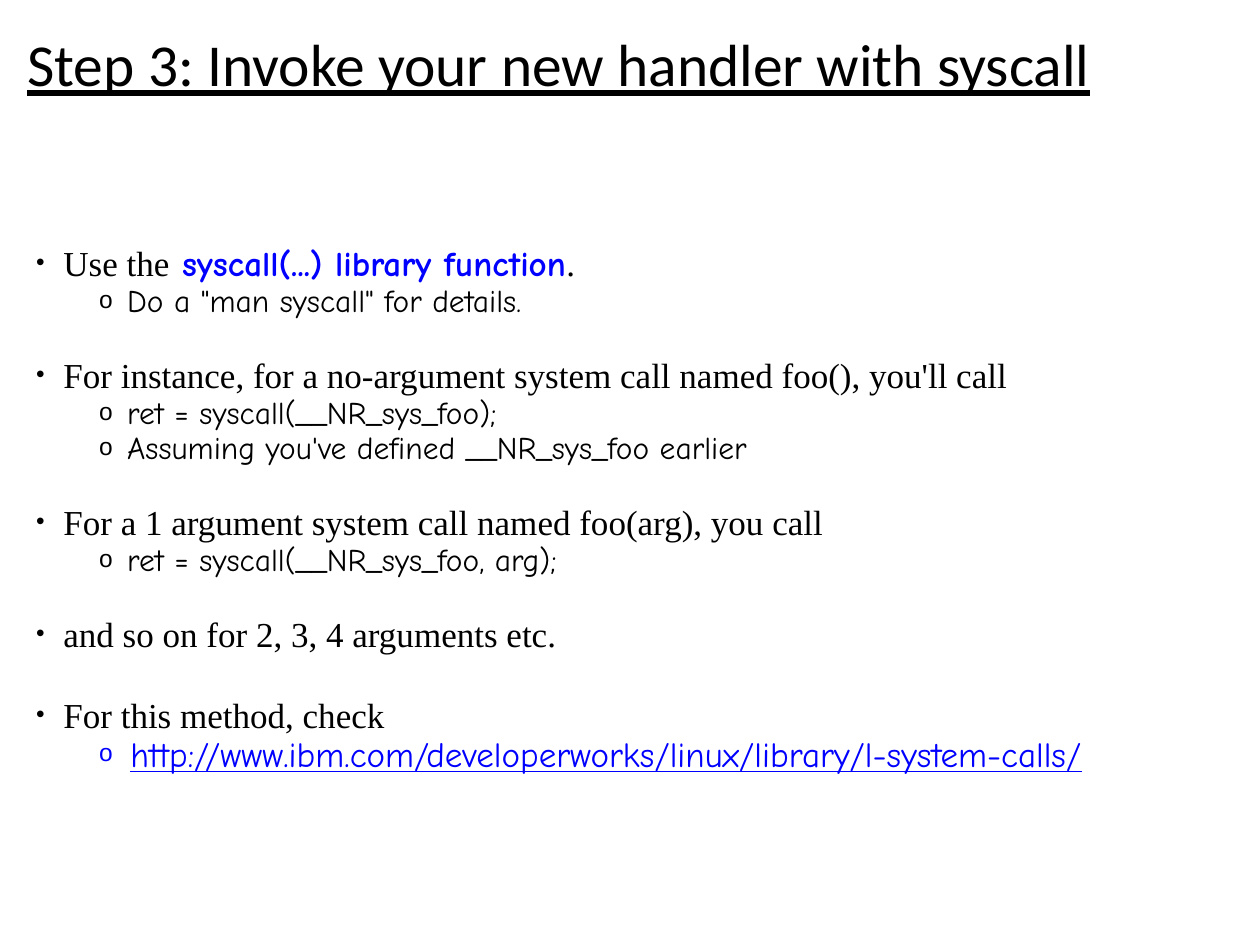
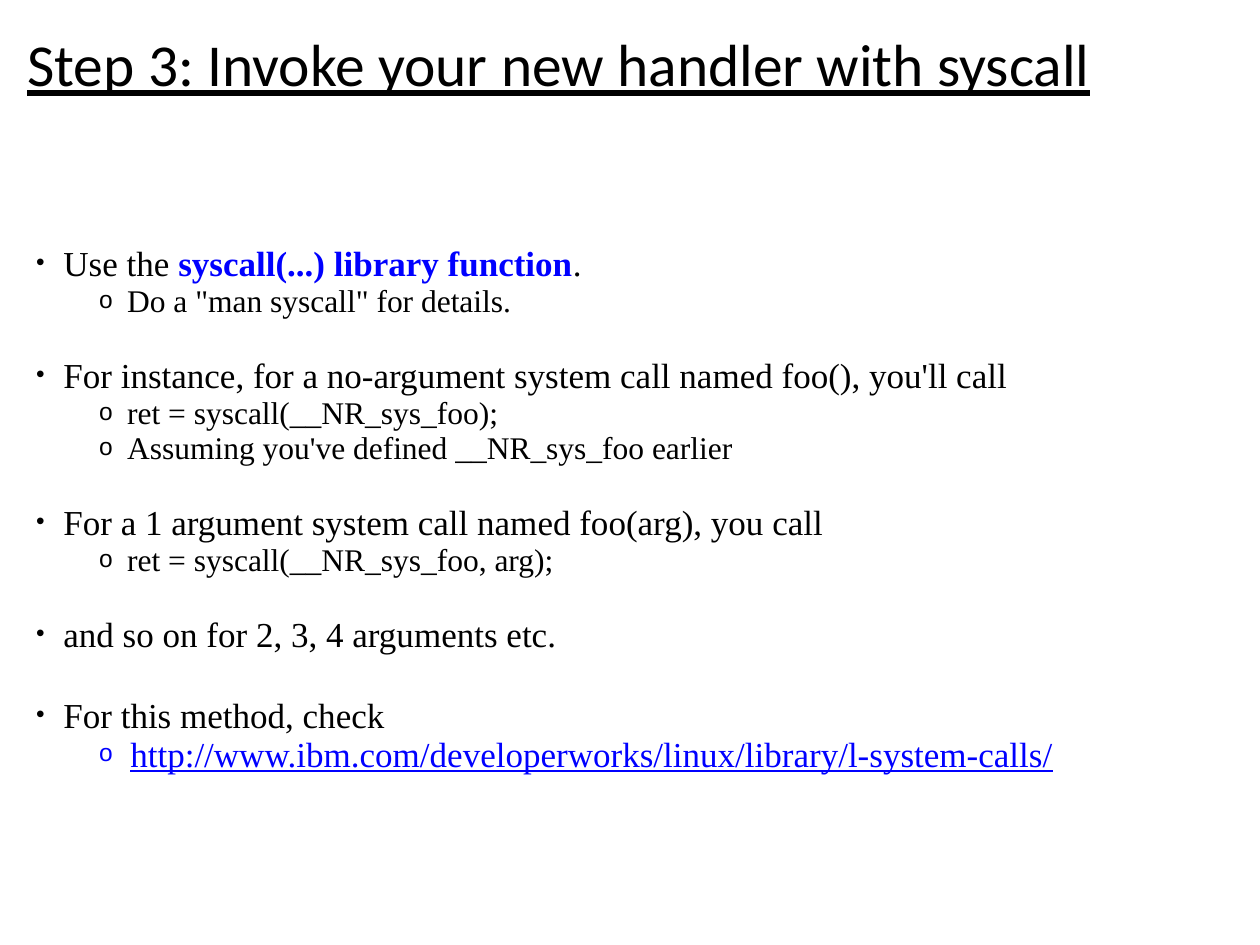
Before and after one commit to oscourse/oscourse.github.io, a slide deck: slide 11 of slides/system_calls.pptx (slide 12 before the commit). Drawn at 1260x945 pixels with LibreOffice and Linux fonts; fonts in the diff are those of the drawing. Boxes give left, top, right and bottom in pixels: in the first picture for what was removed or moved away, otherwise in the second. Text is boxed around its words. In the diff, an @@ line names an element or a change of style, - is before the commit and + after.

```diff
--- a/slides/system_calls.pptx
+++ b/slides/system_calls.pptx
@@ text at (63,251,1052,774): font Comic Neue to Times New Roman in "syscall(...) library function.", "Do a "man syscall" for details.", "ret = syscall(__NR_sys_foo);", "Assuming you've defined __NR_sys_foo earlier" and 2 more places @@
```
Also in this commit, not shown: 7 other slides changed, 1 slide removed, 9 other files.
